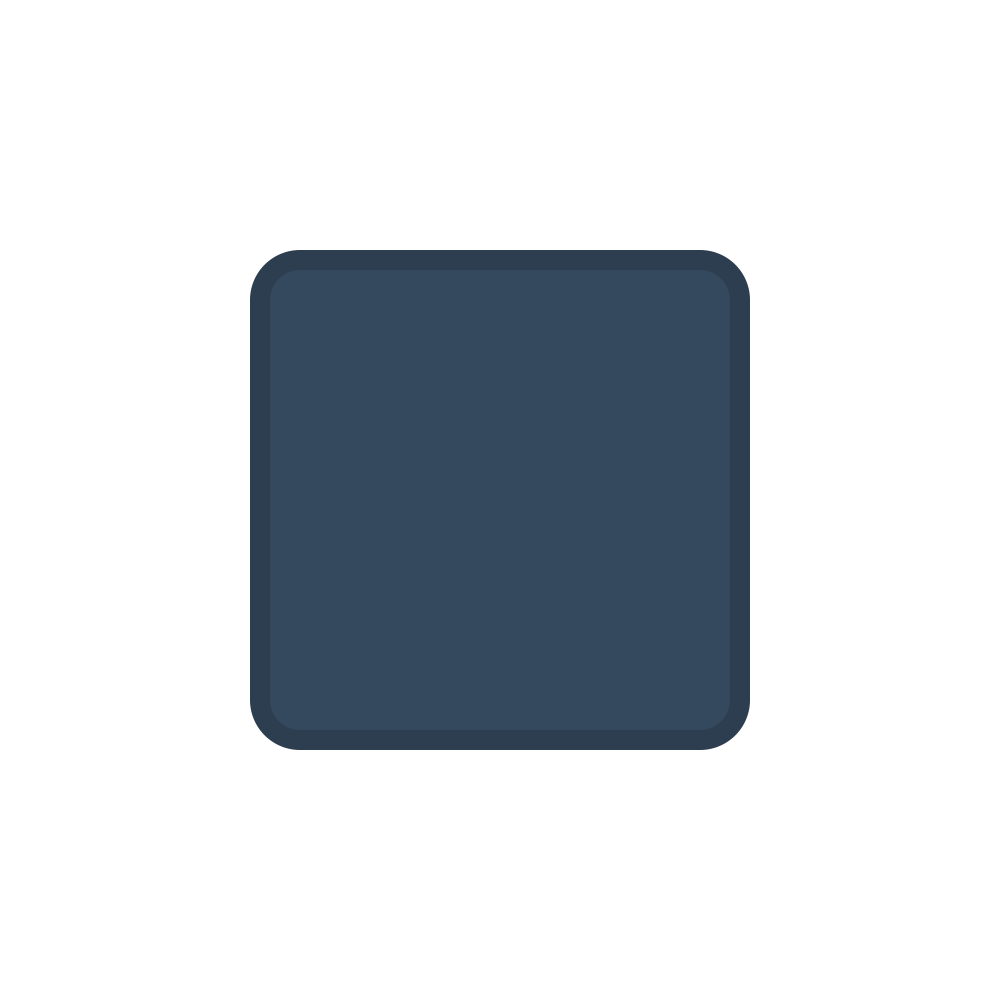
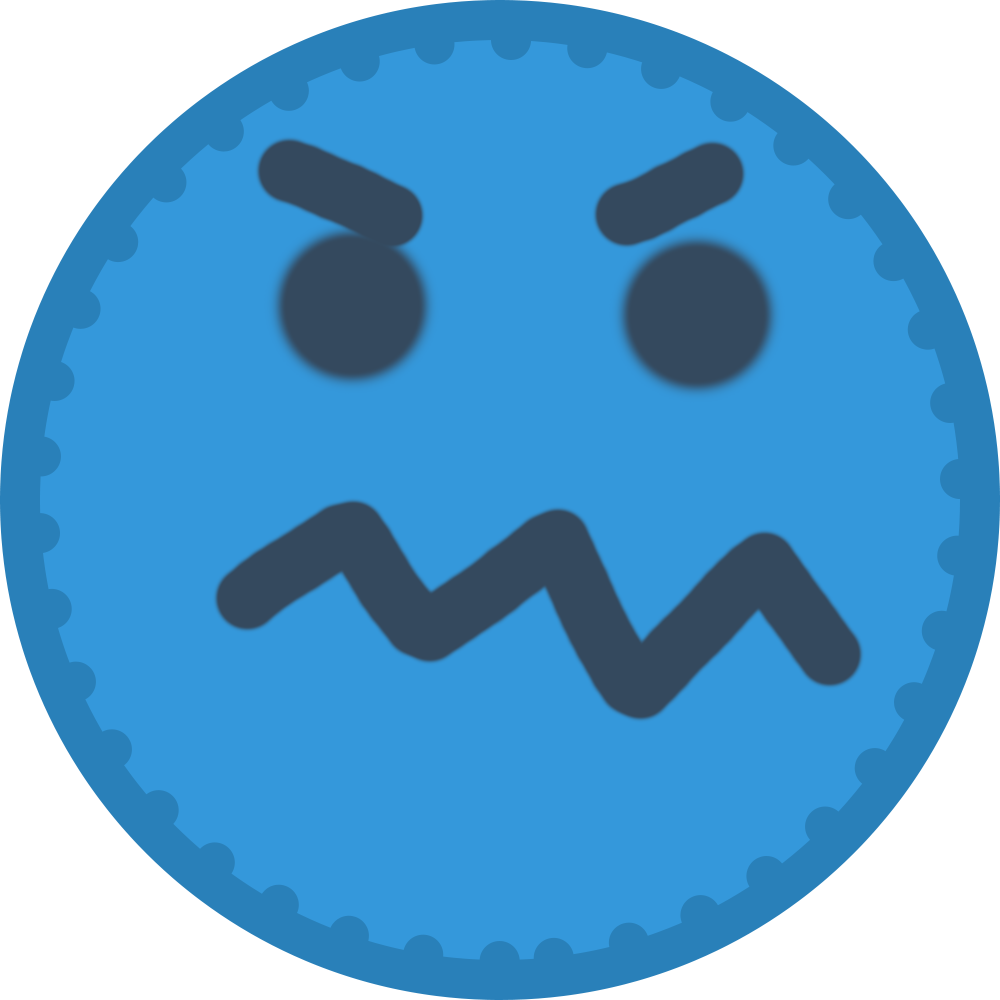
Layered file, before and after one edit (1000 × 1000). Changes by layer:
hid group "Environment" (5 layers) over [left=0, top=0, right=750, bottom=1000]
showed group "Enemys" (12 layers) over [left=0, top=0, right=1000, bottom=1000]
added group "Enemy 3" with 3 layers in group "Enemys" over [left=0, top=0, right=1000, bottom=1000]
added layer "Ebene 1" (2nd of 4, in "Enemys" › "Enemy 3") in group "Enemy 3" over [left=211, top=135, right=866, bottom=724]
added layer "Ellipse 1 Kopie" (2nd of 4, in "Enemys" › "Enemy 3") in group "Enemy 3" over [left=20, top=20, right=980, bottom=981]
added layer "Ellipse 1" (2nd of 4, in "Enemys" › "Enemy 3") in group "Enemy 3" over [left=0, top=0, right=1000, bottom=1000]
